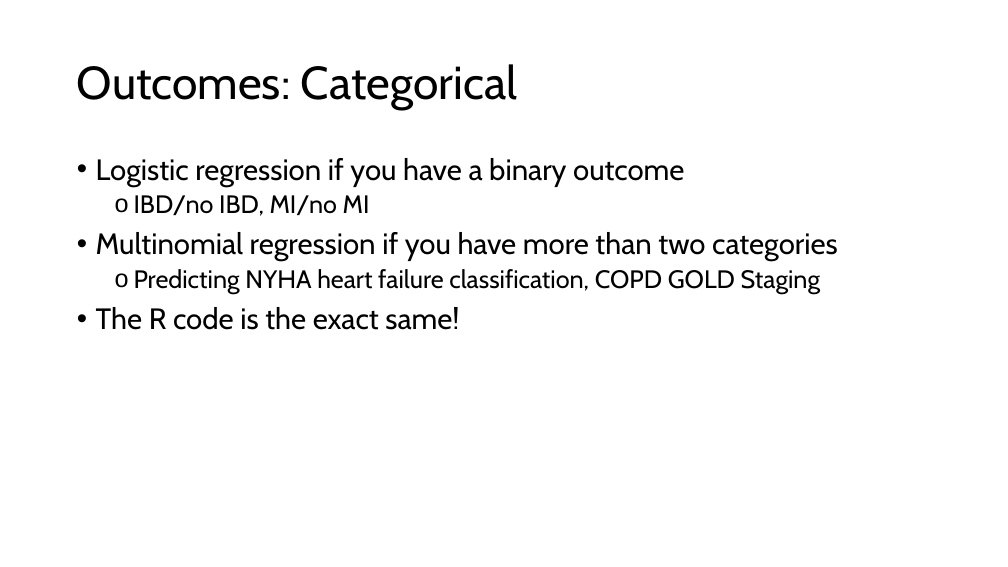
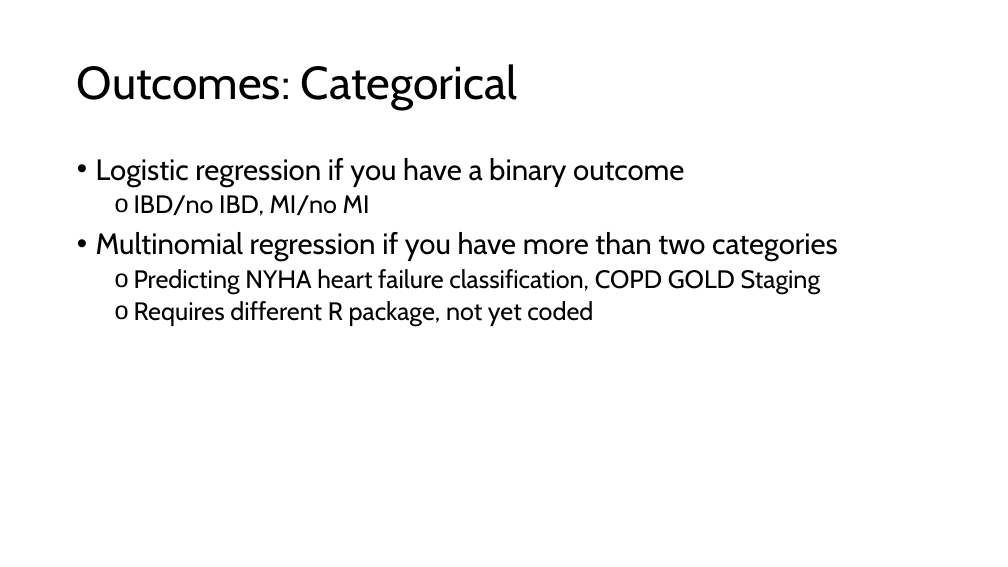
Before and after one commit to HTS-dev96/Pragmatic-R-and-Stats, a slide deck: slide 13 of Pratical Approach to stats and R.pptx (slide 12 before the commit). Drawn at 1008x567 pixels with LibreOffice and Linux fonts; fonts in the diff are those of the drawing. Boxes give left, top, right and bottom in pixels: in the first picture for what was removed or moved away, otherwise in the second. Text is boxed around its words. In the diff, an @@ line names an element or a change of style, - is before the commit and + after.

```diff
--- a/Pratical Approach to stats and R.pptx
+++ b/Pratical Approach to stats and R.pptx
@@ text at [134, 301, 593, 326]: text changed; size 28 to 24 pt @@
-• The R code is the exact same!
+  o Requires different R package, not yet coded
```
Also in this commit, not shown: 5 other slides changed, 2 slides added.
